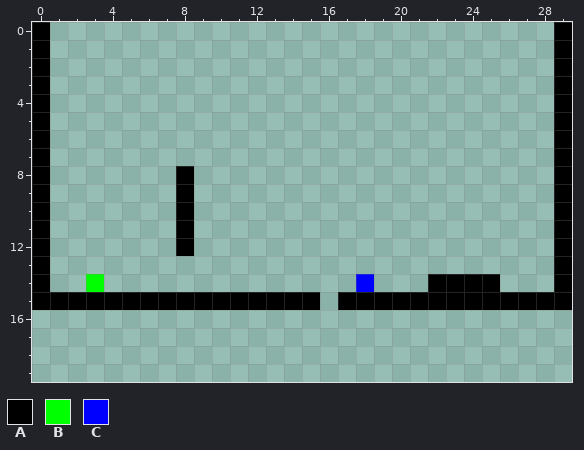
File history of a pixel-art sprite, The Seekers Way 0.2/map1.png. Above is the file before it was changed.
The file is 30x20 pixels.
Palette (. is transparent): A #000000  B #00ff00  C #0000ff
Pixels before, first column x 0:
 0 A............................A
 1 A............................A
 2 A............................A
 3 A............................A
 4 A............................A
 5 A............................A
 6 A............................A
 7 A............................A
 8 A.......A....................A
 9 A.......A....................A
10 A.......A....................A
11 A.......A....................A
12 A.......A....................A
13 A............................A
14 A..B..............C...AAAA...A
15 AAAAAAAAAAAAAAAA.AAAAAAAAAAAAA
After the commit:
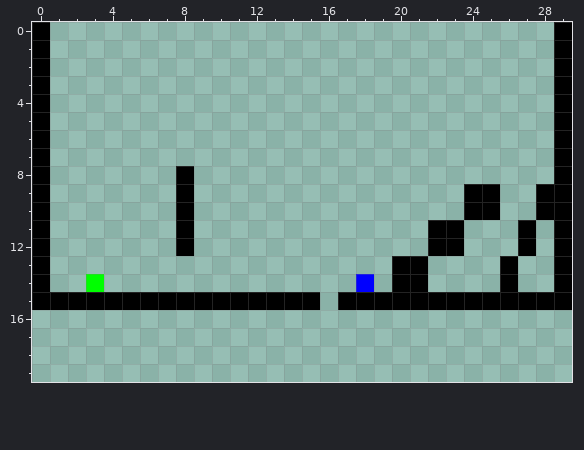
The edit:
The edit adds colour A in rows 9 to 10 at x 24 to 25 and 28; in rows 11 to 12 at x 22 to 23 and 27; in rows 13 to 14 at x 20 to 21 and 26.
The edit erases colour A in row 14 at x 22 to 25.
Pixel boxes of the changes (left, top, right, bottom) in both pictures:
changed: (392, 184, 554, 292)
